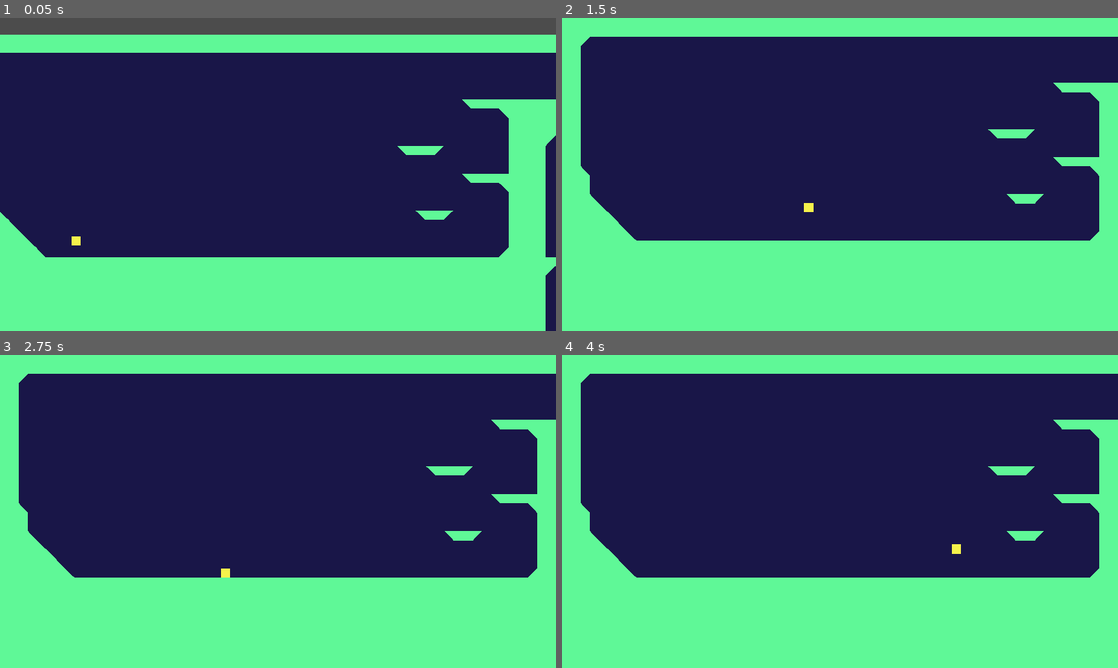
Above: before the commit, frames 1-4 (two rows, left to right).
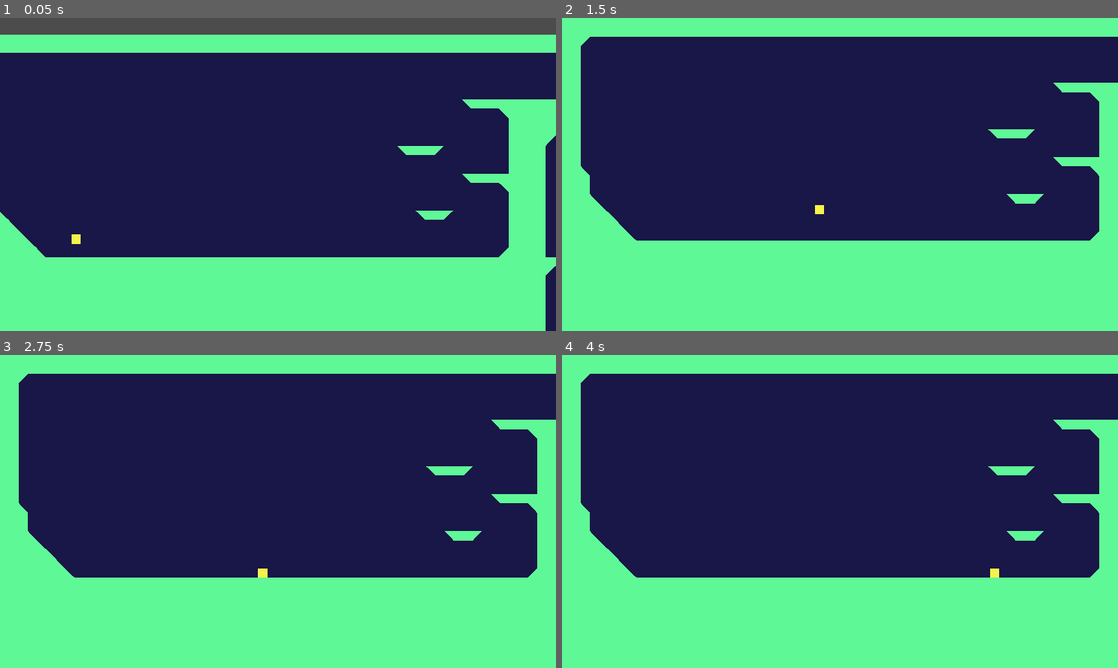
Above: after the commit, the same moments.

Repository: TheoTheTorch/MOVEMENT-2
Game: Godot game, scene res://World.tscn
Two runs of this game, one before a commit and one after it. Both use one fixed random seed, a clock stepped at 60 frames per second and the inputs below.
Inputs:
- Up to frame 1 (0.05 s): no input
- Up to frame 2 (1.5 s): tap Enter at 0.5 s; hold C (jump) 0.53-1.28 s; hold Right (ui_right) from 0.53 s (still down); tap C (jump) at 1.35 s
- Up to frame 3 (2.75 s): tap C (jump) at 1.52, 1.82 s; release Right (ui_right) at 2.03 s; hold Left (ui_left) from 2.03 s (still down); hold C (jump) from 2.03 s (still down)
- Up to frame 4 (4 s): release Left (ui_left) at 2.78 s; release C (jump) at 2.78 s; hold Right (ui_right) from 2.78 s (still down); tap C (jump) at 2.85, 3.02, 3.32 s; hold C (jump) from 3.53 s (still down)

The runs differ from the first frame. In frame 1, less than 0.1% of the frame differs, in the area x 12-15%, y 69-73%; in frame 2, 0.1%, in the area x 43-48%, y 59-63%; in frame 3, 0.1%; in frame 4, 0.1%.

Commit message:
HUGE Improvements.

Diff:
--- a/Player/Player.gd
+++ b/Player/Player.gd
@@ -5,19 +5,18 @@
 var face_direction := 1
 var x_dir := 1
 
-export var max_speed: float = 520
-export var acceleration: float = 32
-export var deceleration: float = 96
-export var air_acceleration : float = 48
-export var air_deceleration : float = 96
+export var max_speed: float = 560
+export var acceleration: float = 2880
+export var turning_acceleration : float = 9600
+export var deceleration: float = 3200
 
-export var gravity_acceleration : float = 7680
-export var gravity_max : float = 700
+export var gravity_acceleration : float = 3840
+export var gravity_max : float = 1020
 
 # JUMP VARAIABLES ------------------- #
-export var jump_force : float = 1650
+export var jump_force : float = 1400
 export var jump_cut : float = 0.25
-export var jump_gravity_max : float = 1020
+export var jump_gravity_max : float = 500
 export var jump_hang_treshold : float = 2.0
 export var jump_hang_gravity_mult : float = 0.1
 # Timers
@@ -33,8 +32,8 @@
 # All iputs we want to keep track of
 func get_input() -> Dictionary:
 	return {
-		"horizontal": int(Input.is_action_pressed("ui_right")) - int(Input.is_action_pressed("ui_left")),
-		"vertical": int(Input.is_action_pressed("ui_down")) - int(Input.is_action_pressed("ui_up")),
+		"x": int(Input.is_action_pressed("ui_right")) - int(Input.is_action_pressed("ui_left")),
+		"y": int(Input.is_action_pressed("ui_down")) - int(Input.is_action_pressed("ui_up")),
 		"just_jump": Input.is_action_just_pressed("jump") == true,
 		"jump": Input.is_action_pressed("jump") == true,
 		"released_jump": Input.is_action_just_released("jump") == true,
@@ -57,24 +56,28 @@
 		velocity = move_and_slide_with_snap(velocity, Vector2(0, 16), Vector2.UP)
 
 func x_movement(delta: float) -> void:
-	x_dir = get_input()["horizontal"]
+	x_dir = get_input()["x"]
 
-	var target_speed : float = x_dir * max_speed
-	var accel_rate : float = acceleration if (abs(target_speed) > 0.01) else deceleration
+	# Stop if we're not doing movement inputs.
+	if x_dir == 0:
+		velocity.x = Vector2(velocity.x, 0).move_toward(Vector2(0,0), deceleration * delta).x
+		return
 
-	# if we aren't grounded, use air acceleration / deceleration instead
-	if not is_on_floor():
-		accel_rate = air_acceleration if (abs(target_speed) > 0.01) else air_deceleration
 
-	# above max speed, don't accelerate nor decelerate (This keeps our momentum gained from outside or slopes)
-	if abs(velocity.x) > max_speed and sign(velocity.x) == x_dir and x_dir != 0:
-		accel_rate = 0
+	# If we are doing movement inputs and above max speed, don't accelerate nor decelerate
+	# Except if we are turning
+	# (This keeps our momentum gained from outside or slopes)
+	if abs(velocity.x) >= max_speed and sign(velocity.x) == x_dir:
+		return
 
-	velocity.x += delta * (target_speed - velocity.x) * accel_rate
-	if abs(velocity.x) < 0.1: velocity.x = 0 # Too small velocities make the player jitter instead of stopping
-	set_direction(x_dir)
+	# Are we turning?
+	var accel_rate : float = acceleration if sign(velocity.x) == x_dir else turning_acceleration
+	# Accelerate
+	velocity.x += x_dir * accel_rate * delta
+	set_direction(x_dir) # This is purely for visuals
 
 func set_direction(hor_direction) -> void:
+	# This is purely for visuals
 	# Turning relies on the scale of the player
 	# To animate, only scale the sprite
 	if hor_direction == 0: return
@@ -103,7 +106,9 @@
 #	if get_input()["jump"]:pass
 
 	# Cut the velocity if let go of jump. This means our jumpheight is varaiable
-	if get_input()["released_jump"]:
+	# This should only happen when moving upwards, as doing this while falling would lead to
+	# The ability to studder our player mid falling
+	if get_input()["released_jump"] and velocity.y < 0:
 		velocity.y *= jump_cut
 
 	# This way we won't start slowly descending / floating once hit a ceiling
@@ -118,12 +123,12 @@
 	if jump_coyote_timer > 0: return
 
 	# Normal gravity limit
-	if not velocity.y > gravity_max:
+	if velocity.y <= gravity_max:
 		applied_gravity = gravity_acceleration * delta
 
-	# If falling, the limit is jump_gravity_max
-	if velocity.y > 0 and not velocity.y > jump_gravity_max:
-		applied_gravity = gravity_acceleration * delta
+	# If moving upwards while jumping, the limit is jump_gravity_max to achieve lower gravity
+	if (is_jumping and velocity.y < 0) and velocity.y > jump_gravity_max:
+		applied_gravity = 0
 
 	# Lower the gravity at the peak of our jump (where velocity is the smallest)
 	if is_jumping and abs(velocity.y) < jump_hang_treshold:
--- a/Player/Player.tscn
+++ b/Player/Player.tscn
@@ -13,7 +13,6 @@
 collision_mask = 14
 collision/safe_margin = 0.04
 script = ExtResource( 1 )
-jump_force = 1800.0
 
 [node name="CollisionShape2D" type="CollisionShape2D" parent="."]
 position = Vector2( -16, 8 )
--- a/World.gd
+++ b/World.gd
@@ -3,4 +3,4 @@
 
 func _input(_event: InputEvent) -> void:
 	if Input.is_action_just_pressed("ui_cancel"):
-		get_tree().quit()
+		OS.window_fullscreen = !OS.window_fullscreen
